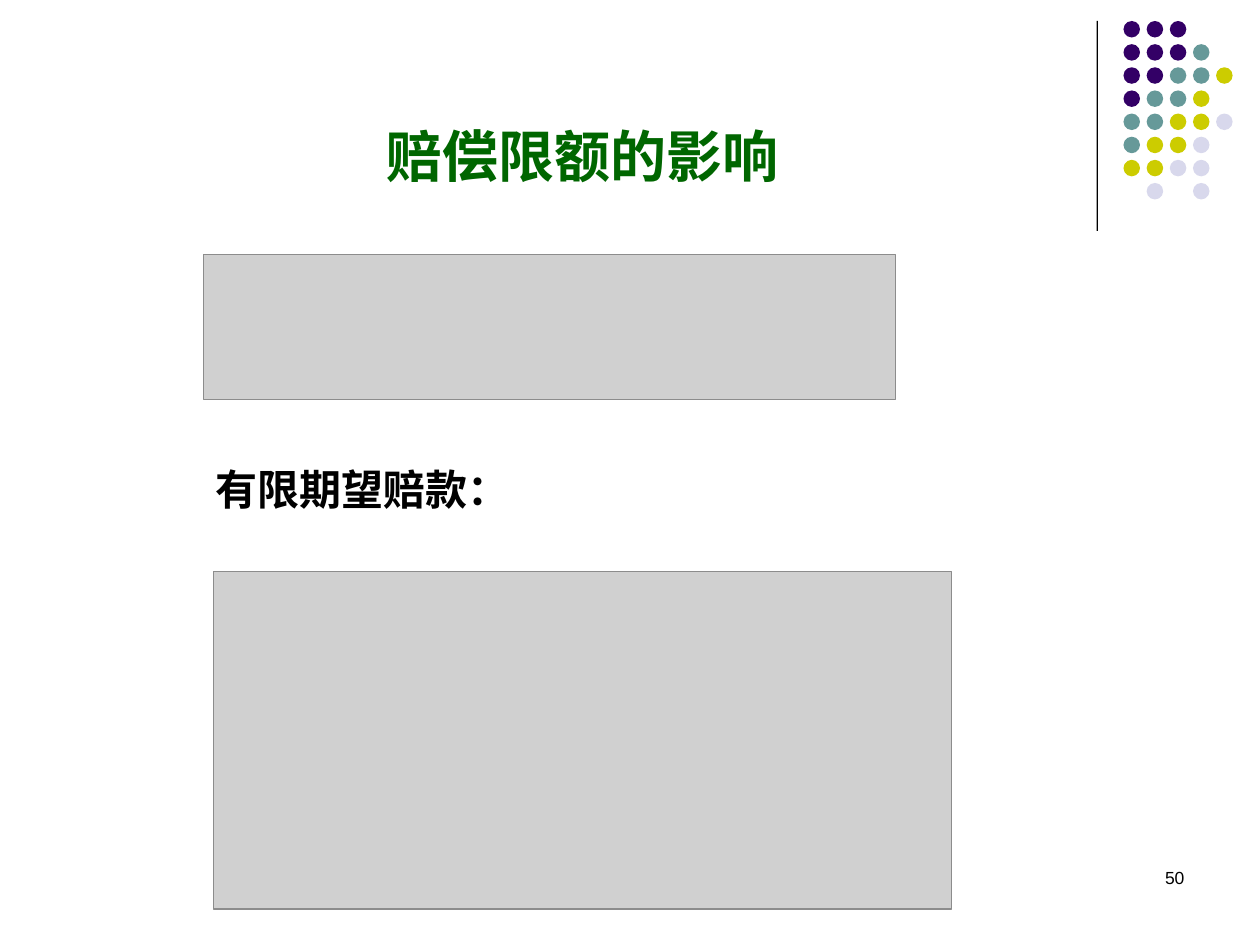
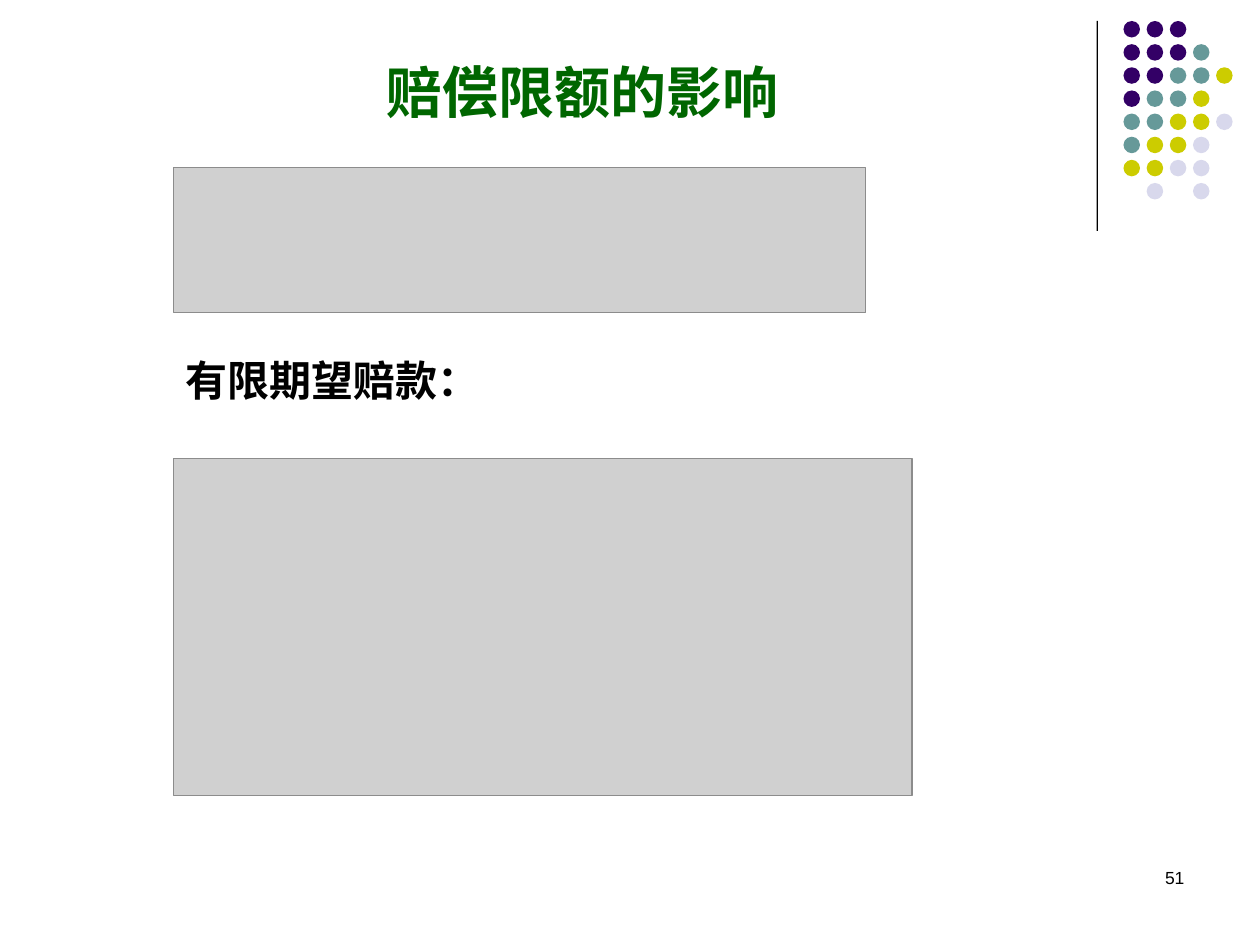
Before and after one commit to Francisor/Non-life-Insurance-Actuarial-Science, a slide deck: slide 51 of Lectures/Week 3 - 损失金额模型.pptx (slide 50 before the commit). Drawn at 1260x945 pixels with LibreOffice and Linux fonts; fonts in the diff are those of the drawing; grey boxes stand for pictures. Boxes give left, top, right and bottom in pixels: in the first picture for what was removed or moved away, otherwise in the second. Text is boxed around its words. In the diff, an @@ line names an element or a change of style, - is before the commit and + after.

```diff
--- a/Lectures/Week 3 - 损失金额模型.pptx
+++ b/Lectures/Week 3 - 损失金额模型.pptx
@@ title "赔偿限额的影响": place and size @@
-title "赔偿限额的影响" at [386,129,778,182]
+title "赔偿限额的影响" at [386,65,778,118]
@@ picture: place and size @@
-picture at [203,255,895,399]
+picture at [174,168,866,312]
@@ text "有限期望赔款：": place and size @@
-text "有限期望赔款：" at [216,469,510,509]
+text "有限期望赔款：" at [186,360,480,400]
@@ picture: place and size @@
-picture at [213,572,951,910]
+picture at [174,459,912,796]
@@ page number at [1165,872,1184,884]: text changed @@
-50
+51
```
Also in this commit, not shown: 13 other slides changed, 10 slides added, 5 slides removed, 1 other file.
